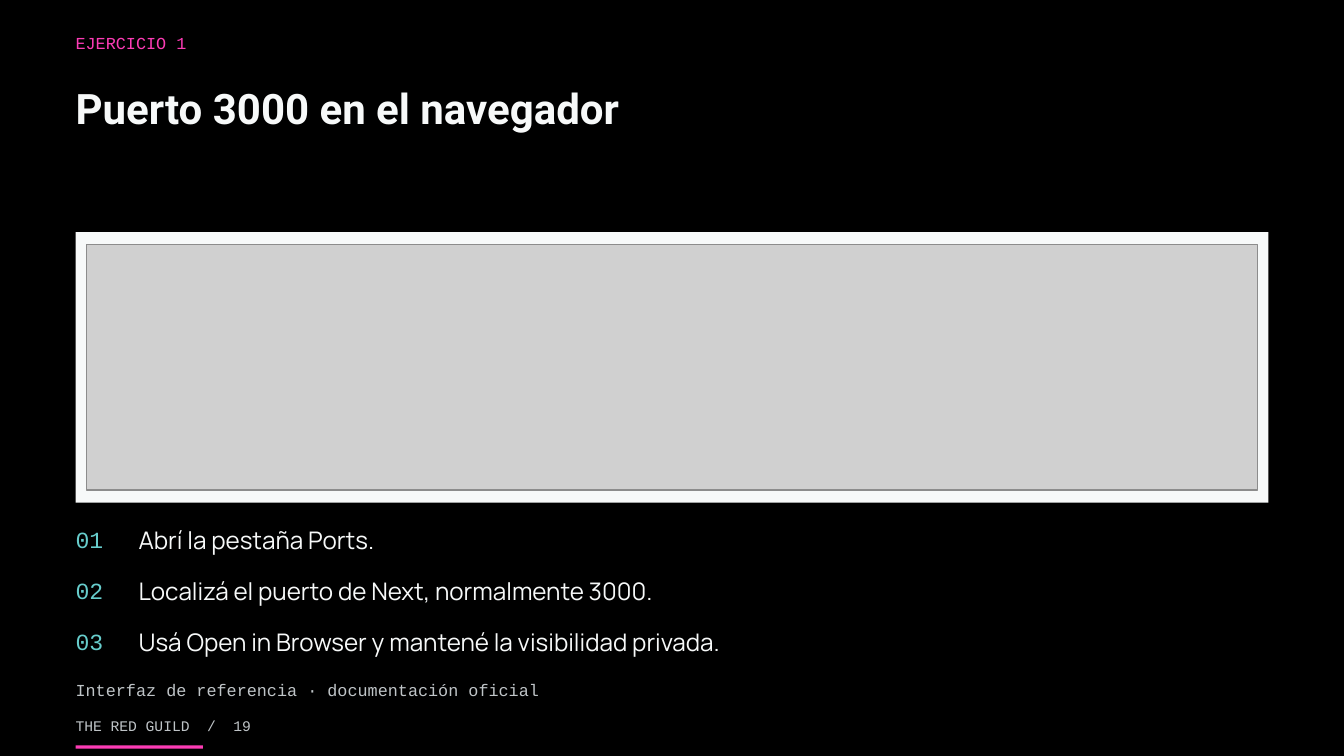
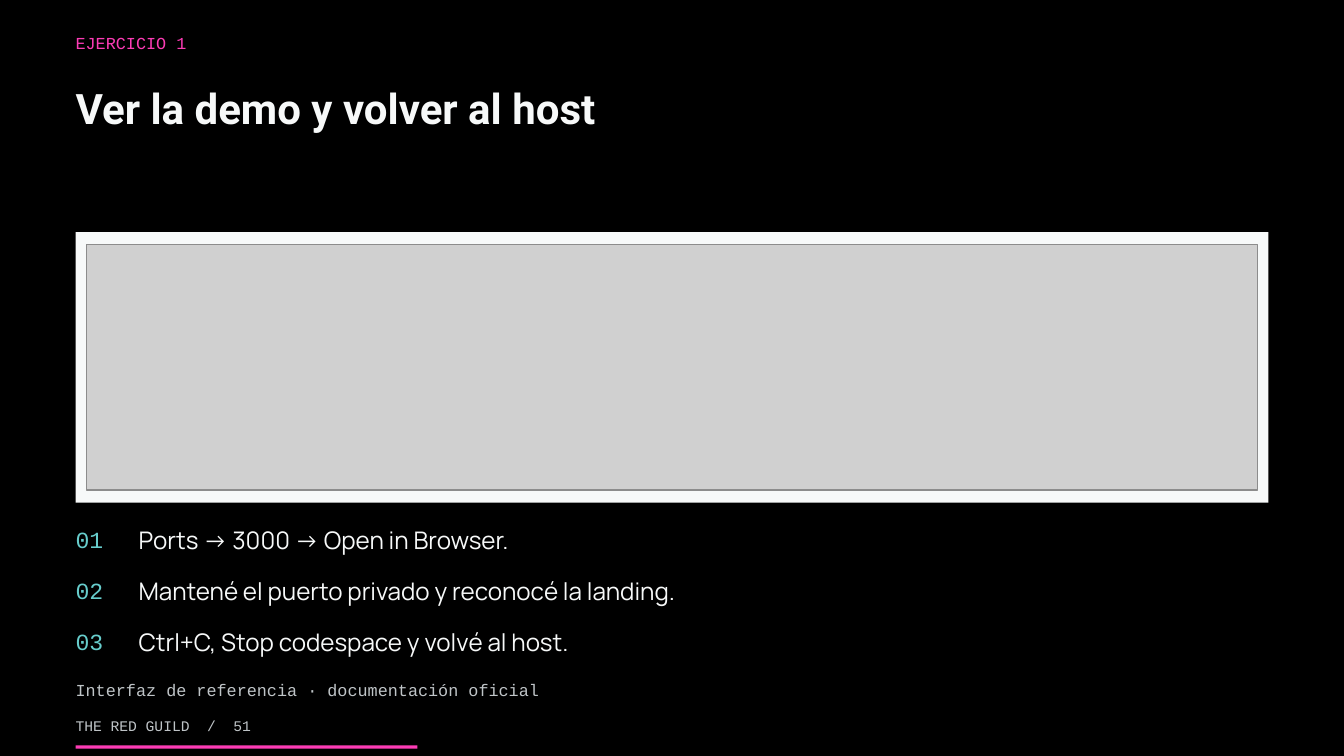
Before and after one commit to theredguild/github-ai-automation-lab, a slide deck: slide 51 of slides/workshop.pptx (slide 19 before the commit). Drawn at 1344x756 pixels with LibreOffice and Linux fonts; fonts in the diff are those of the drawing; grey boxes stand for pictures. Boxes give left, top, right and bottom in pixels: in the first picture for what was removed or moved away, otherwise in the second. Text is boxed around its words. In the diff, an @@ line names an element or a change of style, - is before the commit and + after.

Commit message:
docs: move optional Codespaces demo after published app

```diff
--- a/slides/workshop.pptx
+++ b/slides/workshop.pptx
@@ text at box(76, 92, 595, 133): text changed @@
-Puerto 3000 en el navegador
+Ver la demo y volver al host
@@ text at box(139, 531, 509, 555): text changed @@
-Abrí la pestaña Ports.
+Ports → 3000 → Open in Browser.
@@ text at box(139, 581, 675, 606): text changed @@
-Localizá el puerto de Next, normalmente 3000.
+Mantené el puerto privado y reconocé la landing.
@@ text at box(139, 632, 568, 657): text changed @@
-Usá Open in Browser y mantené la visibilidad privada.
+Ctrl+C, Stop codespace y volvé al host.
@@ text at box(76, 721, 251, 731): text changed @@
-THE RED GUILD / 19
+THE RED GUILD / 51
@@ rectangle: place and size @@
-rectangle at box(76, 746, 203, 749)
+rectangle at box(76, 746, 417, 749)
```
Also in this commit, not shown: 44 other slides changed, 5 slides added, 5 slides removed, 3 other files.
